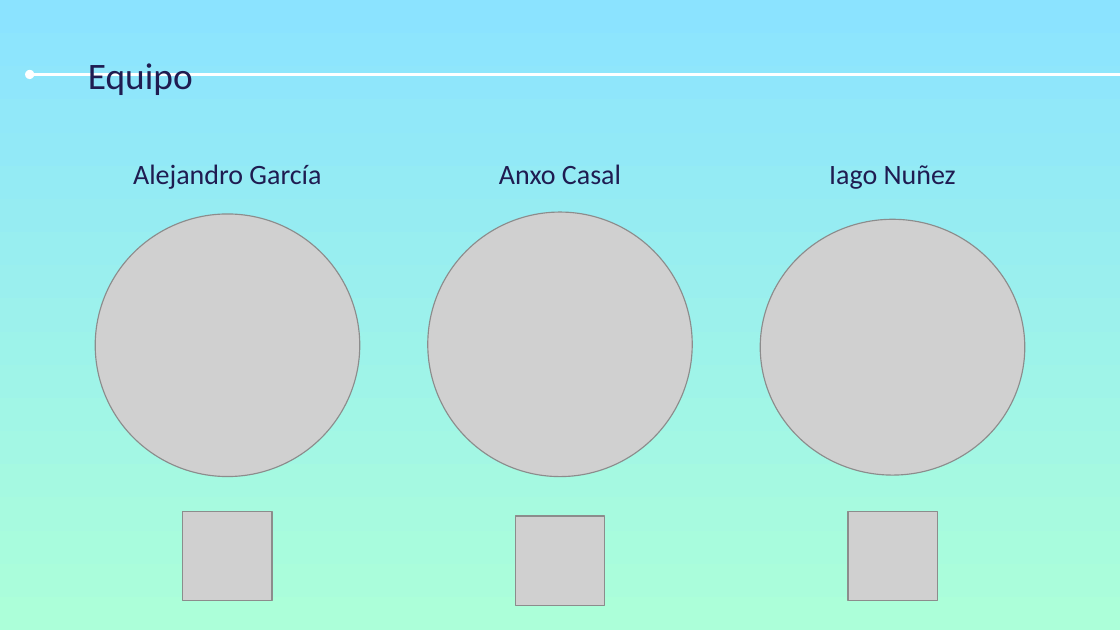
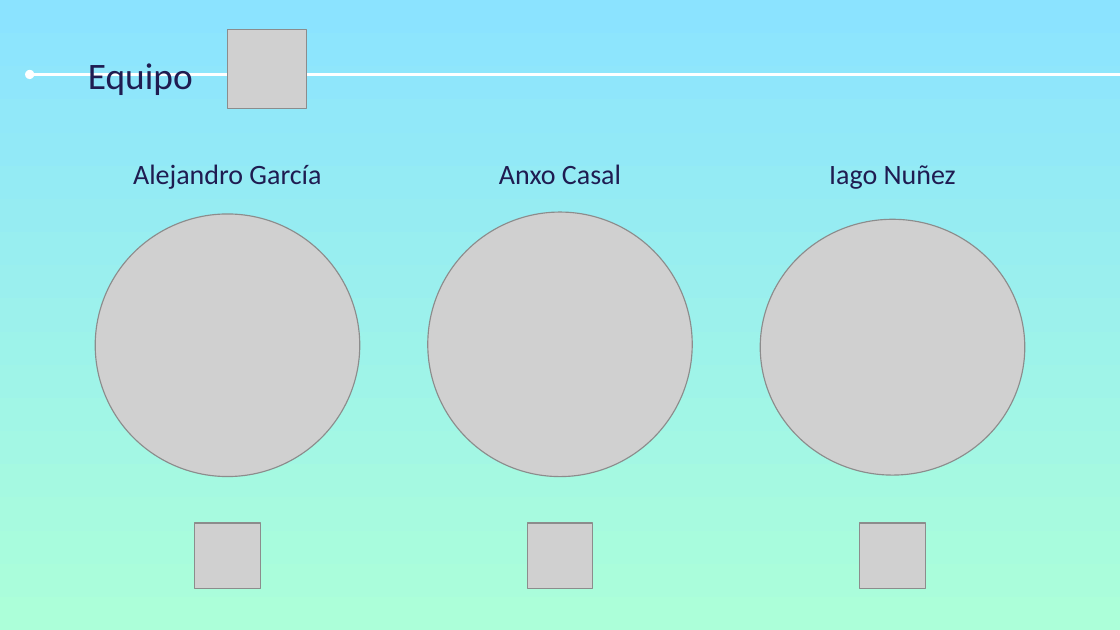
Before and after one commit to AnxoCasal/DDoS-Model-Prediction, a slide deck: slide 13 of Documentacion/Resumen_Proyecto.pptx. Drawn at 1120x630 pixels with LibreOffice and Linux fonts; fonts in the diff are those of the drawing; grey boxes stand for pictures. Boxes give left, top, right and bottom in pixels: in the first picture for what was removed or moved away, otherwise in the second. Text is boxed around its words. In the diff, an @@ line names an element or a change of style, - is before the commit and + after.

Commit message:
FINISH

```diff
--- a/Documentacion/Resumen_Proyecto.pptx
+++ b/Documentacion/Resumen_Proyecto.pptx
@@ picture added at (227, 29, 306, 108) @@
@@ picture: place and size @@
-picture at (183, 512, 272, 601)
+picture at (195, 523, 261, 589)
@@ picture: place and size @@
-picture at (515, 516, 605, 606)
+picture at (528, 523, 594, 589)
@@ picture: place and size @@
-picture at (848, 512, 937, 601)
+picture at (860, 523, 926, 589)
```
